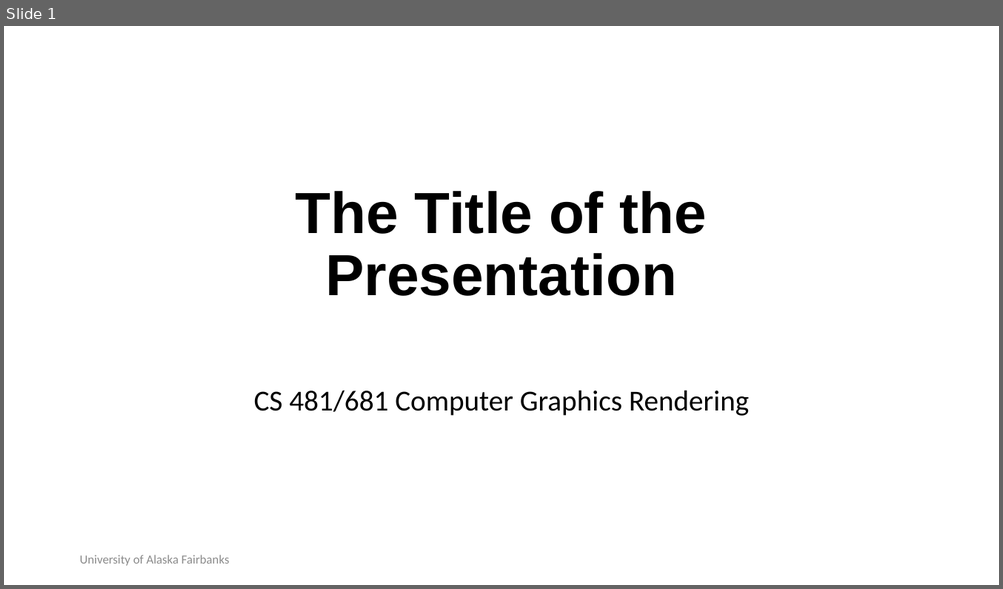
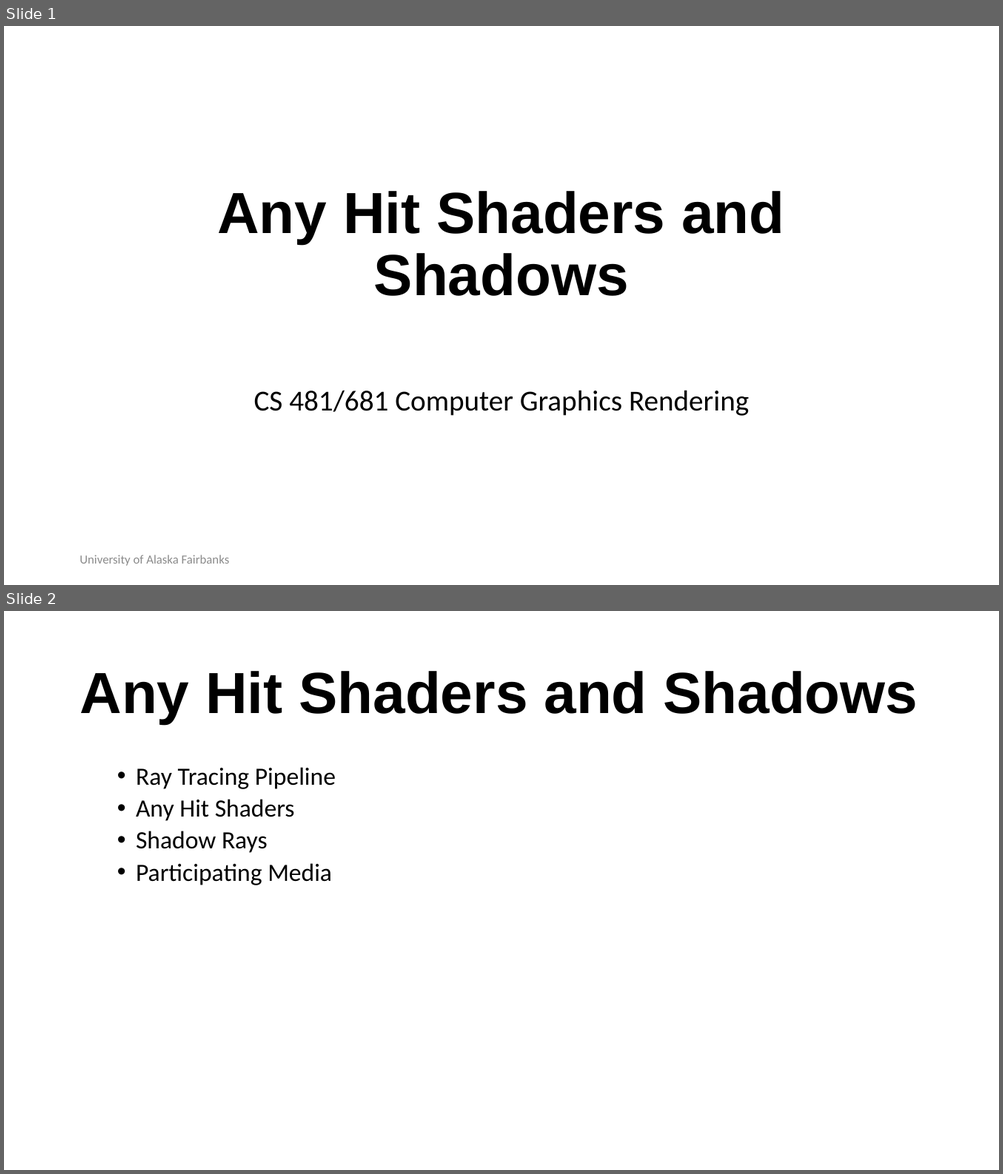
Before and after one commit to RahidZaman/cs481681-cgr, a slide deck: slides/pptx/week05.pptx. Shown one above the other, each under a label of ours: slide 1 before the commit, slides 1 and 2 after it. The pictures are 1003x589 and 1003x1174 pixels, drawn with LibreOffice and Linux fonts; fonts in the diff are those of the drawing; background and template pictures are left out. Boxes give left, top, right and bottom in pixels: in the first picture for what was removed or moved away, otherwise in the second. Text is boxed around its words. In the diff, an @@ line names an element or a change of style, - is before the commit and + after.

```diff
--- a/slides/pptx/week05.pptx
+++ b/slides/pptx/week05.pptx
@@ slide 2 added at [4, 611, 999, 1170], background #FFFFFF @@
@@ title added at [79, 671, 917, 725], 56 pt, text #000000, bold @@
+Any Hit Shaders and Shadows
@@ text added at [136, 767, 336, 886], 24 pt, text #000000 @@
+  • Ray Tracing Pipeline
+  • Any Hit Shaders
+  • Shadow Rays
+  • Participating Media
@@ slide 1 changed as well @@
@@ title at [217, 191, 784, 296]: text changed @@
-The Title of the Presentation
+Any Hit Shaders and Shadows
```
Also in this commit, not shown: 1 other slide changed, 5 other slides added, 2 slides removed, 9 other files.
